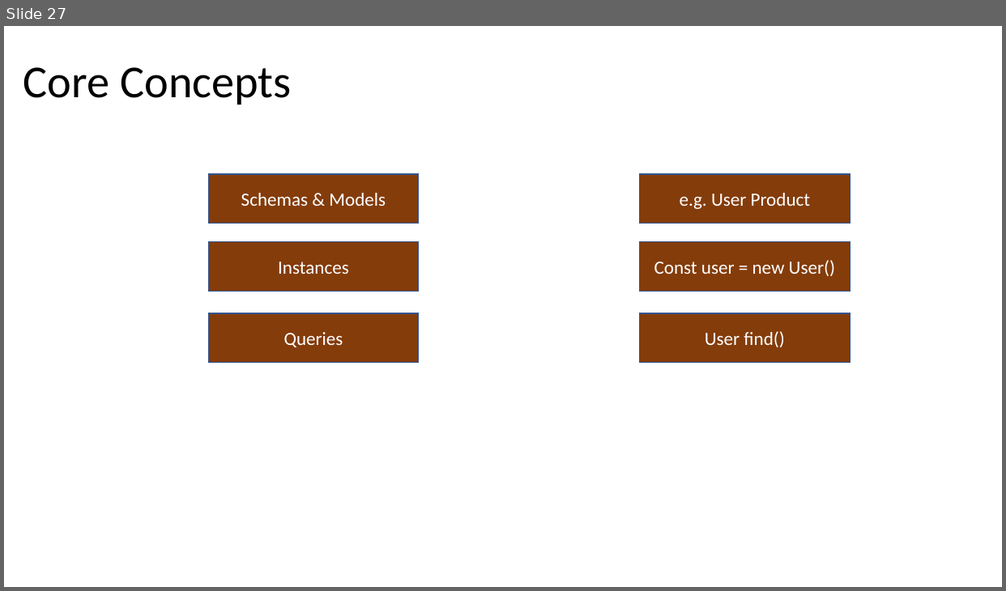
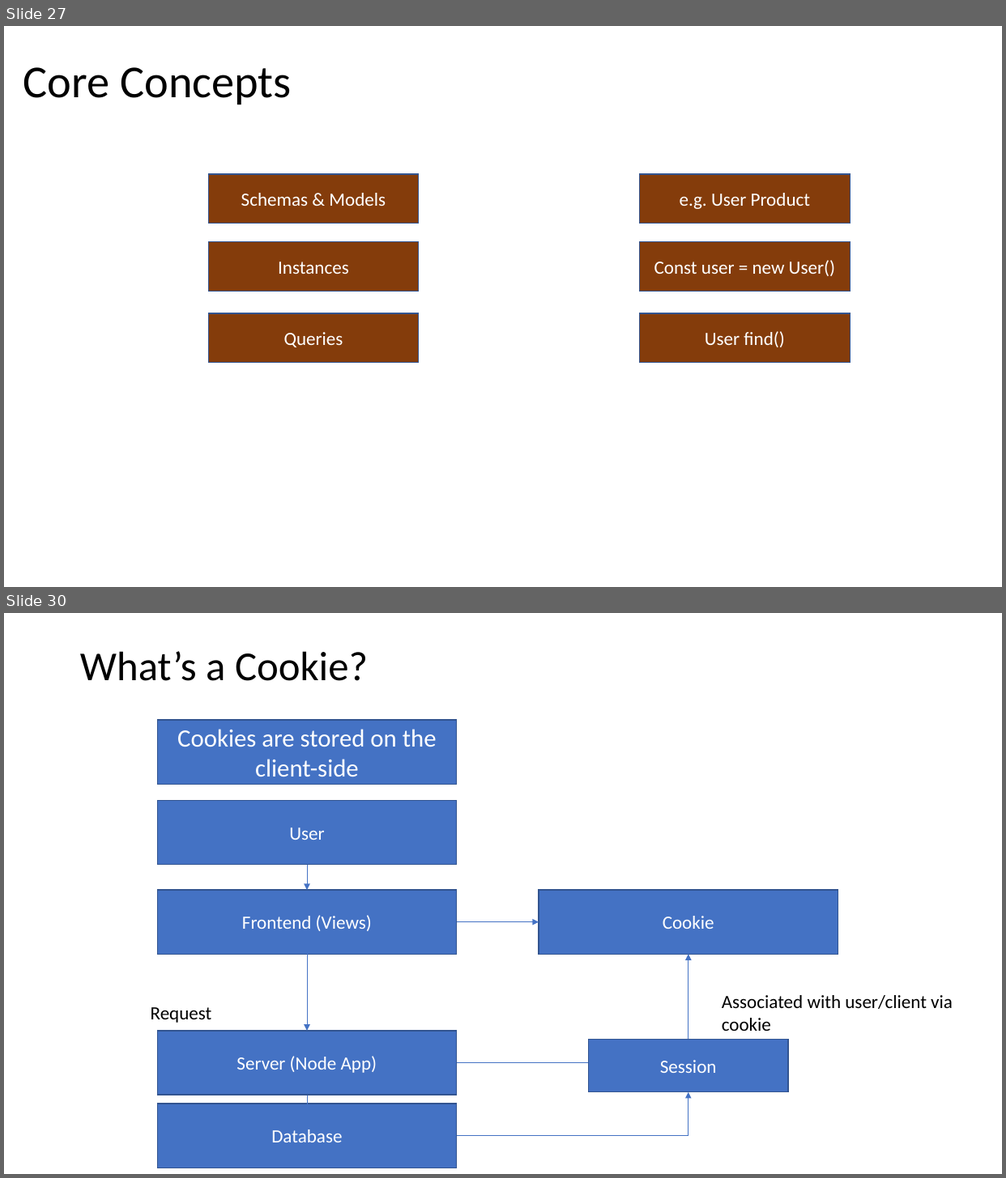
Before and after one commit to PiyushChaturvedii/Batch04, a slide deck: Database.pptx. Shown one above the other, each under a label of ours: slide 27 before the commit, slides 27 and 30 after it; the slides between them are not shown. The pictures are 1006x591 and 1006x1178 pixels, drawn with LibreOffice and Linux fonts; fonts in the diff are those of the drawing. Boxes give left, top, right and bottom in pixels: in the first picture for what was removed or moved away, otherwise in the second. Text is boxed around its words. In the diff, an @@ line names an element or a change of style, - is before the commit and + after.

Commit message:
cookies

```diff
--- a/Database.pptx
+++ b/Database.pptx
@@ slide 30 added at [4,613,1002,1174], background #FFFFFF @@
@@ title added at [80,651,368,681], 39.6 pt, text #000000 @@
+What’s a Cookie?
@@ rectangle added at [157,720,457,785], fill #4472C4, outline #325491 1 pt, 24 pt, text #FFFFFF @@
+Cookies are stored on the client-side
@@ rectangle added at [157,801,457,865], fill #4472C4, outline #325491 1 pt, 18 pt, text #FFFFFF @@
+User
@@ arrow added from (307, 865) to (307, 890), #4472C4 0.5 pt @@
@@ rectangle added at [157,890,457,954], fill #4472C4, outline #325491 1 pt, 18 pt, text #FFFFFF @@
+Frontend (Views)
@@ rectangle added at [539,890,838,954], fill #4472C4, outline #325491 1 pt, 18 pt, text #FFFFFF @@
+Cookie
@@ arrow added from (457, 922) to (539, 922), #4472C4 0.5 pt @@
@@ arrow added from (307, 954) to (307, 1031), #4472C4 0.5 pt @@
@@ elbow arrow added from (457, 1063) to (688, 954), #4472C4 0.5 pt @@
@@ text added at [722,995,953,1031], 18 pt, text #000000 @@
+Associated with user/client via cookie
@@ text added at [151,1007,212,1023], 18 pt, text #000000 @@
+Request
@@ rectangle added at [157,1031,457,1095], fill #4472C4, outline #325491 1 pt, 18 pt, text #FFFFFF @@
+Server (Node App)
@@ rectangle added at [589,1040,789,1093], fill #4472C4, outline #325491 1 pt, 18 pt, text #FFFFFF @@
+Session
@@ elbow arrow added from (307, 1096) to (306, 1115), #4472C4 0.5 pt @@
@@ elbow arrow added from (457, 1136) to (688, 1093), #4472C4 0.5 pt @@
@@ rectangle added at [157,1104,457,1169], fill #4472C4, outline #325491 1 pt, 18 pt, text #FFFFFF @@
+Database
```
Also in this commit, not shown: 3 other slides added, 34 other files.
